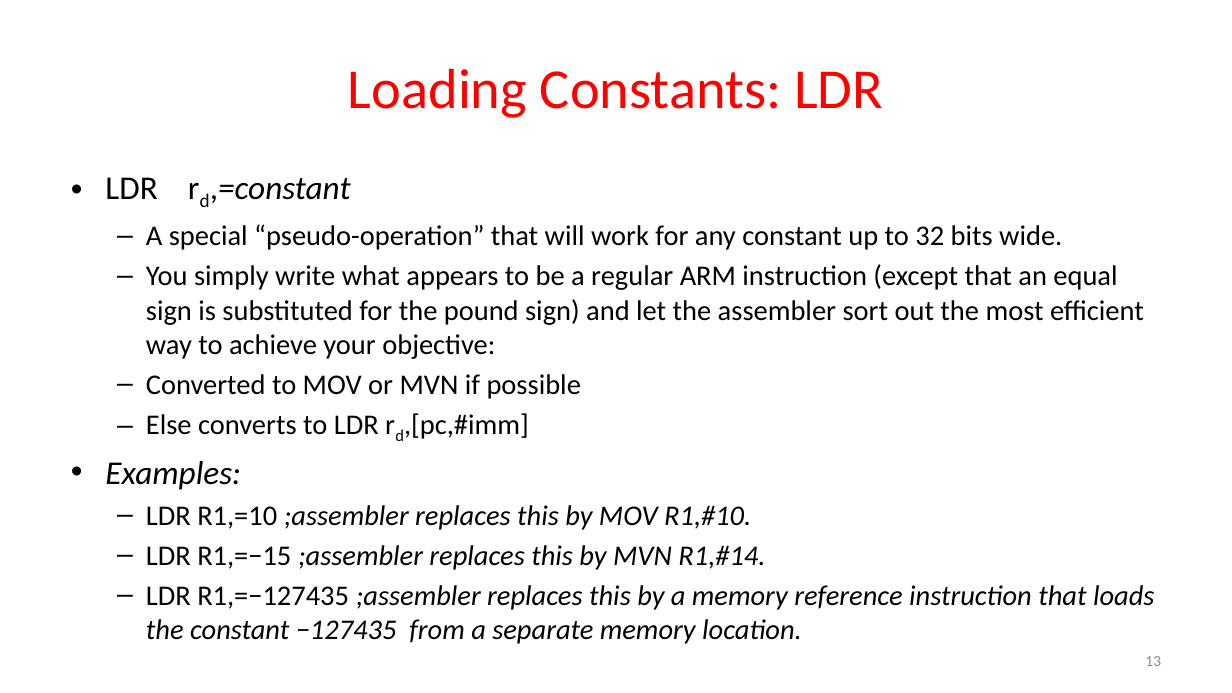
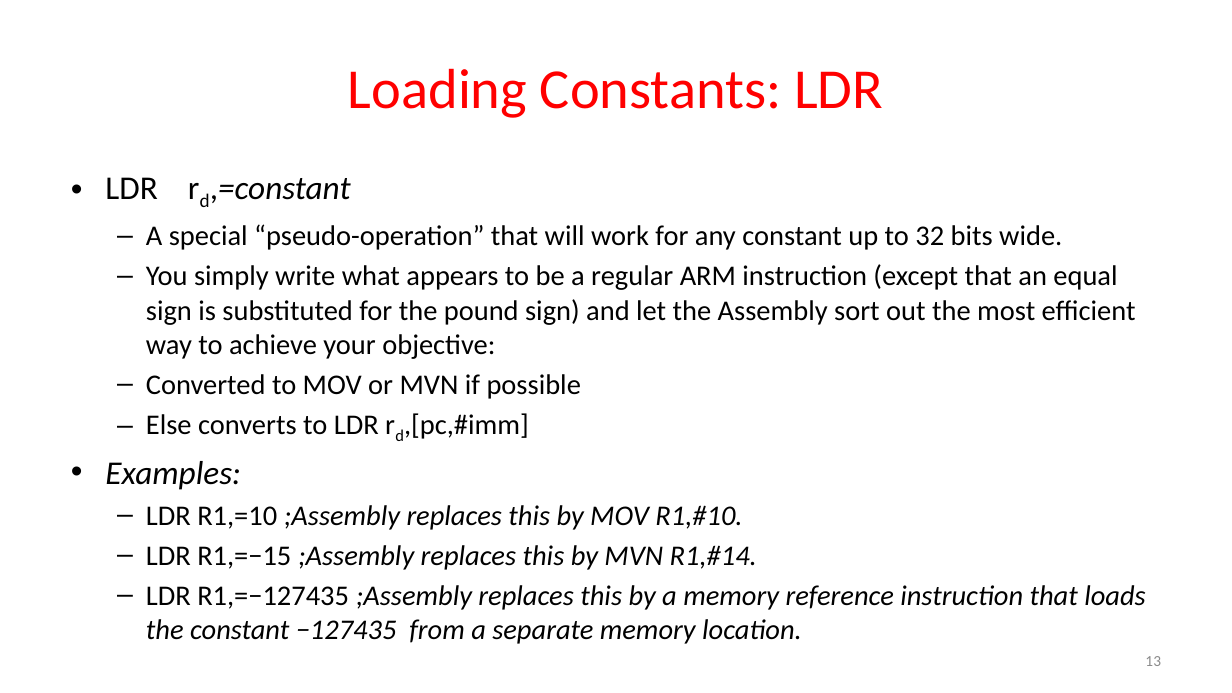
Before and after one commit to guhofstra/CSC111Fa25, a slide deck: slide 13 of PPTs/L3 DataManipulation.pptx. Drawn at 1232x693 pixels with LibreOffice and Linux fonts; fonts in the diff are those of the drawing. Boxes give left, top, right and bottom in pixels: in the first picture for what was removed or moved away, otherwise in the second. Text is boxed around its words. In the diff, an @@ line names an element or a change of style, - is before the commit and + after.

```diff
--- a/PPTs/L3 DataManipulation.pptx
+++ b/PPTs/L3 DataManipulation.pptx
@@ text at bbox=[146, 264, 1136, 359]: text changed @@
-  – You simply write what appears to be a regular ARM instruction (except that an equal sign is substituted for the pound sign) and let the assembler sort out the most efficient way to achieve your objective:
+  – You simply write what appears to be a regular ARM instruction (except that an equal sign is substituted for the pound sign) and let the Assembly sort out the most efficient way to achieve your objective:
@@ text at bbox=[146, 505, 1145, 644]: text changed @@
-  – LDR R1,=10 ;assembler replaces this by MOV R1,#10.
-  – LDR R1,=−15 ;assembler replaces this by MVN R1,#14.
-  – LDR R1,=−127435 ;assembler replaces this by a memory reference instruction that loads the constant −127435 from a separate memory location.
+  – LDR R1,=10 ;Assembly replaces this by MOV R1,#10.
+  – LDR R1,=−15 ;Assembly replaces this by MVN R1,#14.
+  – LDR R1,=−127435 ;Assembly replaces this by a memory reference instruction that loads the constant −127435 from a separate memory location.
```
Also in this commit, not shown: 11 other slides changed, 1 slide removed, 1 other file.
